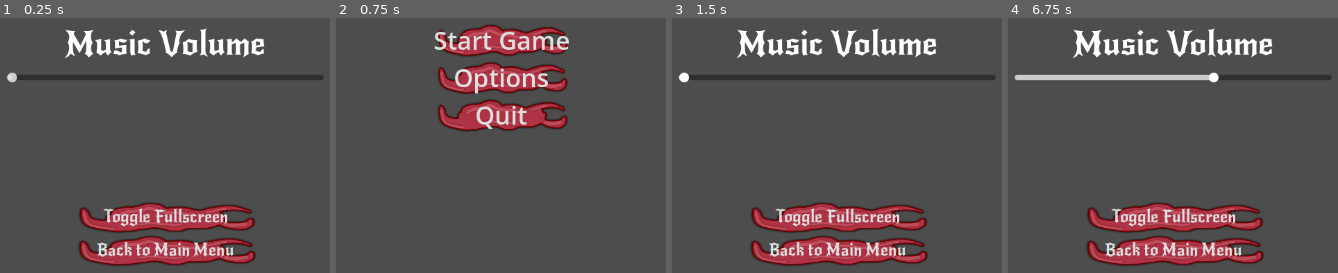
Above: before the commit, frames 1-4 (left to right).
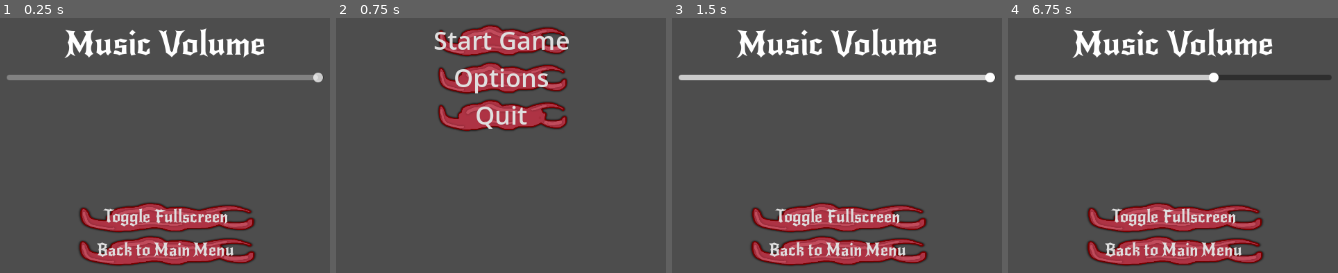
Above: after the commit, the same moments.

Repository: TheJohnDarksoul/MasqueradeStrategy
Game: Godot game, scene res://UI/OptionsMenu.tscn
Two runs of this game, one before a commit and one after it. Both use one fixed random seed, a clock stepped at 60 frames per second and the inputs below. This scene is started directly instead of the project's main scene.
Inputs (mouse positions are in pixels of both pictures, inside the frame that each line leads up to):
- Up to frame 1 (0.25 s): no input
- Up to frame 2 (0.75 s): click "Back to Main Menu" at 0.5 s
- Up to frame 3 (1.5 s): click "Options" at 1.25 s
- Up to frame 4 (6.75 s): tap Enter at 2, 3.5, 5 s; move the mouse to (outside the picture) at 2.02 s; tap M every 1.5 s from 2.1 to 6.6 s; click (outside the picture) at 2.17 s; tap Space at 2.75, 4.25, 5.75 s; move the mouse to (1014, 99) at 2.77 s; hold A 2.78-3.53 s; tap E at 2.85, 4.35, 5.85 s; click (1014, 99) at 2.92 s; move the mouse to (outside the picture) at 3.52 s; click (outside the picture) at 3.67 s; move the mouse to (1133, 168) at 4.27 s; click (1133, 168) at 4.42 s; move the mouse to (outside the picture) at 5.02 s; hold A from 5.03 s (still down); click (outside the picture) at 5.17 s; move the mouse to (outside the picture) at 5.77 s; click (outside the picture) at 5.92 s; move the mouse to (1212, 76) at 6.52 s; click (1212, 76) at 6.67 s

The runs differ from the first frame. In frame 1, 2.0% of the frame differs, in the area x 2-98%, y 21-26%; in frame 2, nothing differs; in frame 3, 2.7%; in frame 4, nothing differs.
Error before the commit: Invalid access to property or key 'sound' on a base object of type 'AudioStreamPlayer'. (res://UI/options_menu.gd:8)

Commit message:
Updated attacking

Diff:
--- a/Scripts/main.gd
+++ b/Scripts/main.gd
@@ -155,9 +155,13 @@
 				if steps <= char.inventory[0].weaponRange:
 					print("attacked enemy")
 					# DO ATTACK STUFF HERE __________________________________________________
-					enemy.takeDamage(char.calcDamage())
-
-					print("Enemy took " , char.calcDamage() , " damage")
+
+					var check = randi_range(1, 100)
+					if char.calcHitrate(enemy) <= check:
+						enemy.takeDamage(char.calcDamage(enemy))
+						print("Enemy took " , char.calcDamage(enemy) , " damage")
+					else:
+						print("Character Missed")
 
 					highlight_map.clear()
 					globs.char_to_act.erase(char)
@@ -338,9 +342,13 @@
 				charToHit.append(u[0])
 
 		if charToHit.is_empty():
-			print("1 enemy didn't hit")
+			print("1 enemy couldn't hit")
 		else:
 			var charHit = charToHit.pick_random()
-			var dmg = enemy.calcDamage()
-			charHit.takeDamage(dmg)
-			print("Char took " , dmg , " damage")
+			var dmg = enemy.calcDamage(charHit)
+			var check = randi_range(1, 100)
+			if enemy.calcHitrate(charHit) <= check:
+				charHit.takeDamage(dmg)
+				print("Char took " , dmg , " damage")
+			else:
+				print("1 enemy didn't hit")
--- a/UI/OptionsMenu.tscn
+++ b/UI/OptionsMenu.tscn
@@ -1,6 +1,7 @@
 [gd_scene format=3 uid="uid://x4s4wotu2c1t"]
 
 [ext_resource type="Script" uid="uid://dio7ggddsmwf7" path="res://UI/options_menu.gd" id="1_7aenu"]
+[ext_resource type="AudioStream" uid="uid://d4r483tbpcs" path="res://Audio/Music/DerealizationFull.mp3" id="2_cslhf"]
 [ext_resource type="FontFile" uid="uid://ct8i7ikws3ik8" path="res://Resources/Fonts/NewRocker-Regular.ttf" id="2_nkesb"]
 [ext_resource type="Texture2D" uid="uid://dv055ssoh0mmk" path="res://Assets/UI/the_only_button.png" id="3_cslhf"]
 
@@ -46,8 +47,11 @@
 grow_vertical = 2
 max_value = 1.5
 step = 0.001
+value = 1.5
 
 [node name="Music Player" type="AudioStreamPlayer" parent="." unique_id=1723597447]
+stream = ExtResource("2_cslhf")
+autoplay = true
 
 [node name="Button" type="Button" parent="." unique_id=182707669]
 layout_mode = 1
--- a/UI/PlayerMenus.tscn
+++ b/UI/PlayerMenus.tscn
@@ -33,6 +33,7 @@
 texture = ExtResource("3_bk84e")
 
 [node name="PlayerMenu" type="Control" unique_id=584369214]
+visible = false
 layout_mode = 3
 anchors_preset = 15
 anchor_right = 1.0
--- a/UI/main_menu.tscn
+++ b/UI/main_menu.tscn
@@ -2,6 +2,7 @@
 
 [ext_resource type="Script" uid="uid://b8n5uqacuorr2" path="res://UI/main_menu.gd" id="1_p8ccj"]
 [ext_resource type="Texture2D" uid="uid://dv055ssoh0mmk" path="res://Assets/UI/the_only_button.png" id="2_tk8dj"]
+[ext_resource type="AudioStream" uid="uid://d4r483tbpcs" path="res://Audio/Music/DerealizationFull.mp3" id="3_d8nwk"]
 
 [sub_resource type="StyleBoxTexture" id="StyleBoxTexture_d8nwk"]
 texture = ExtResource("2_tk8dj")
@@ -77,5 +78,9 @@
 theme_override_styles/hover = SubResource("StyleBoxTexture_tcix6")
 text = "Quit"
 
+[node name="AudioStreamPlayer" type="AudioStreamPlayer" parent="." unique_id=775206556]
+stream = ExtResource("3_d8nwk")
+autoplay = true
+
 [connection signal="pressed" from="VBoxContainer/Options" to="." method="_on_options_pressed"]
 [connection signal="pressed" from="VBoxContainer/QuitGame" to="." method="_on_quit_game_pressed"]
--- a/UI/options_menu.gd
+++ b/UI/options_menu.gd
@@ -5,13 +5,10 @@
 var toggle = false
 
 func _on_h_slider_value_changed(value: float) -> void:
-	music.sound.volume_db = -72
-	m_slider.value += 0.001
-
+	AudioServer.set_bus_volume_db(AudioServer.get_bus_index("Master"), linear_to_db(value))
 
 func _on_button_pressed() -> void:
 	get_tree().change_scene_to_file("res://UI/main_menu.tscn")
-
 
 func _on_toggle_fullscreen_pressed() -> void:
 	toggle = !toggle
Not shown, added: Audio/Music/DerealizationFull.mp3.import
Not shown, added: Audio/Music/DerealizationFull.mp3
